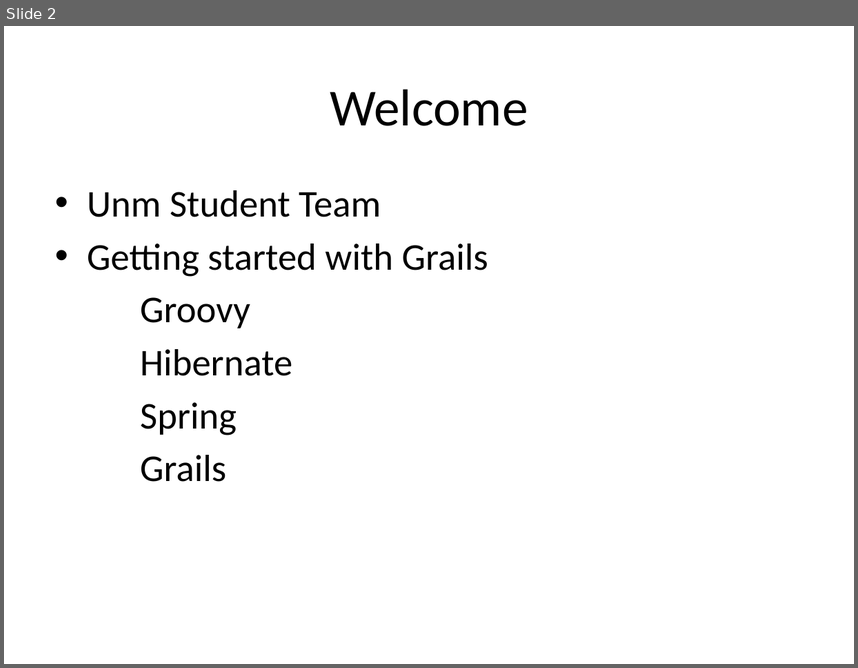
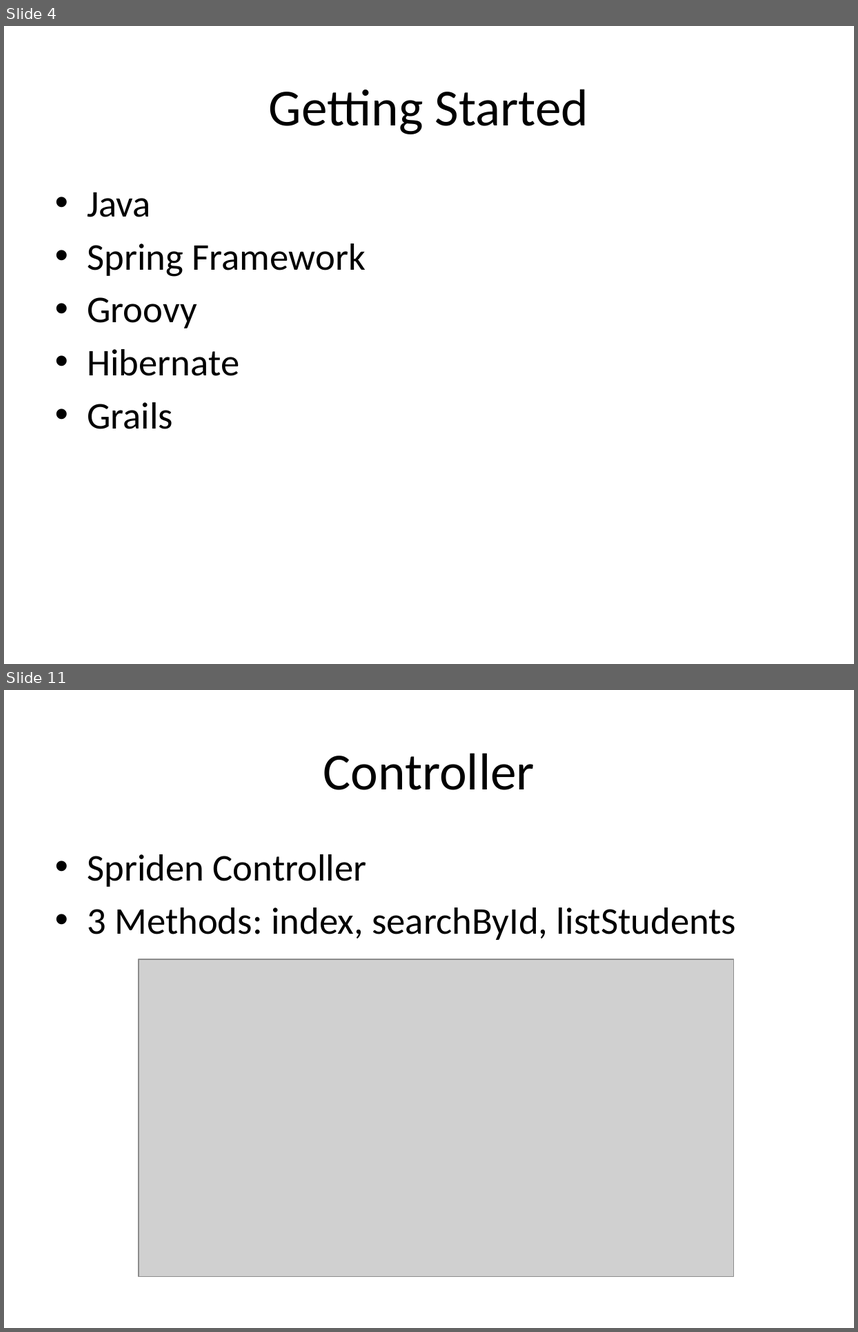
Before and after one commit to unm-sis/SpridenSearch, a slide deck: docs/GGpresentation.pptx. Shown one above the other, each under a label of ours: slide 2 before the commit, slides 4 and 11 after it; the slides between them are not shown. The pictures are 858x668 and 858x1332 pixels, drawn with LibreOffice and Linux fonts; fonts in the diff are those of the drawing; grey boxes stand for pictures; background and template pictures are left out. Boxes give left, top, right and bottom in pixels: in the first picture for what was removed or moved away, otherwise in the second. Text is boxed around its words. In the diff, an @@ line names an element or a change of style, - is before the commit and + after.

```diff
--- a/docs/GGpresentation.pptx
+++ b/docs/GGpresentation.pptx
@@ slide 11 added at box(4, 690, 854, 1328), background #FFFFFF @@
@@ title added at box(323, 753, 535, 790), 44 pt, text #000000 @@
+Controller
@@ text added at box(87, 854, 736, 940), 32 pt, text #000000 @@
+• Spriden Controller
+• 3 Methods: index, searchById, listStudents
@@ picture added at box(139, 960, 733, 1276) @@
@@ what was slide 2 is now slide 4 @@
@@ slide 4 changed as well @@
@@ title at box(269, 89, 589, 134): text changed @@
-Welcome
+Getting Started
@@ text at box(87, 192, 366, 276): text changed @@
-• Unm Student Team
-• Getting started with Grails
+• Java
+• Spring Framework
@@ text at box(87, 297, 239, 429): bullet none to • @@
@@ text at box(140, 402, 237, 435): paragraph removed @@
-Spring
```
Also in this commit, not shown: 7 other slides changed, 11 other slides added.
